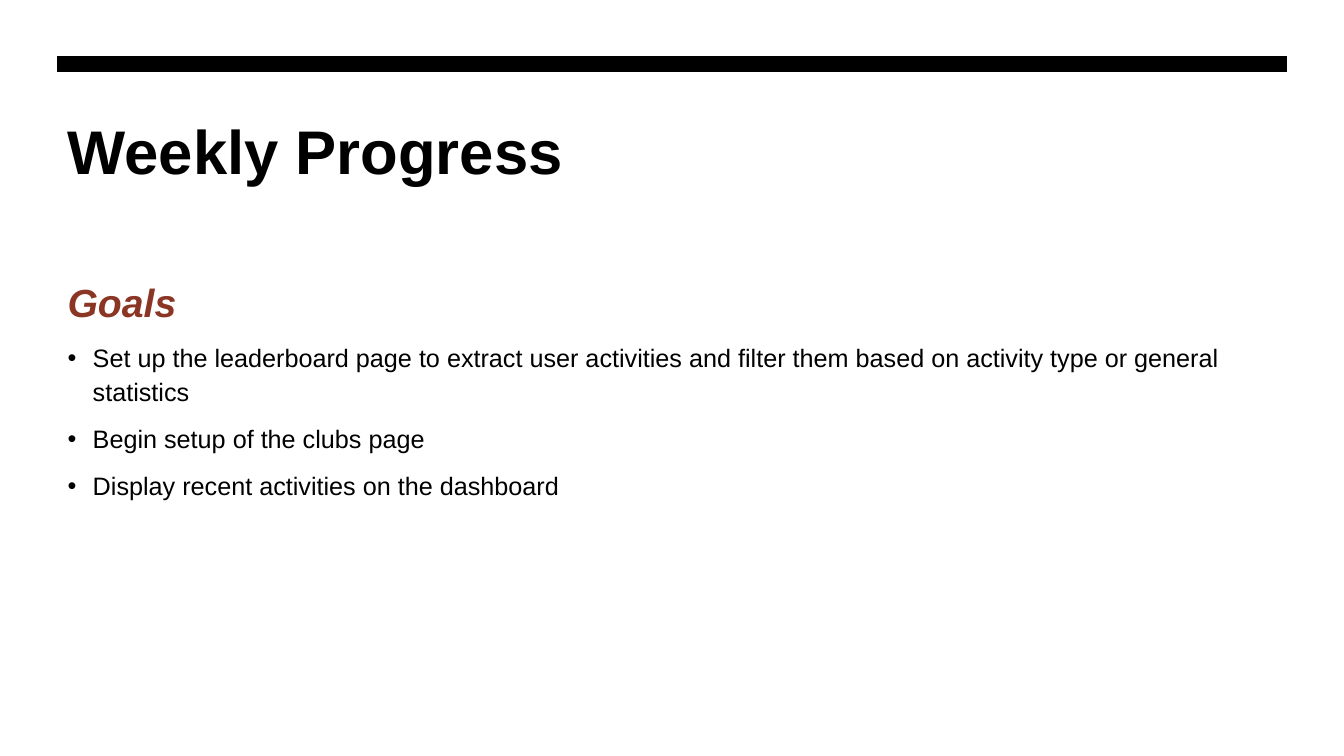
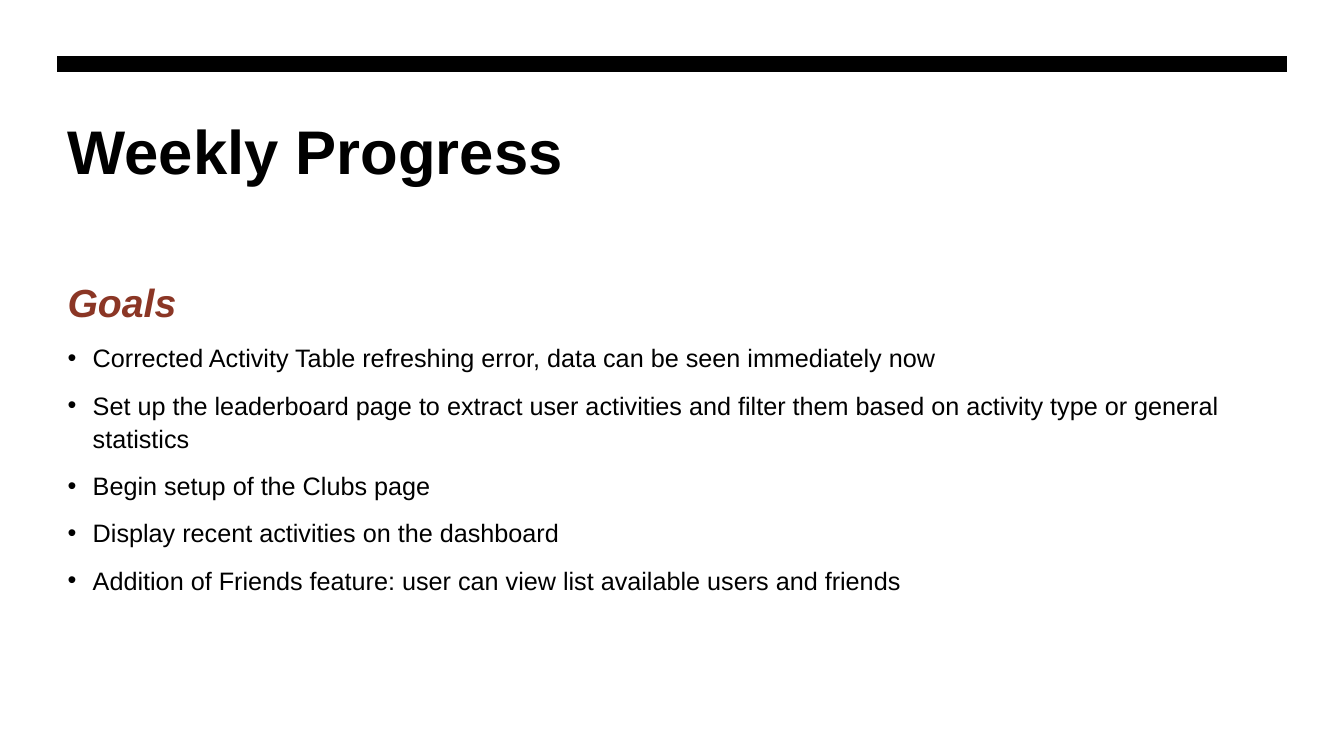
Before and after one commit to jjdeuce06/VulcanActivityTracker, a slide deck: slide 2 of Documentation/Weekly Report/week4/CMSC-4920-Group2-Week4.pptx. Drawn at 1344x756 pixels with LibreOffice and Linux fonts; fonts in the diff are those of the drawing. Boxes give left, top, right and bottom in pixels: in the first picture for what was removed or moved away, otherwise in the second. Text is boxed around its words. In the diff, an @@ line names an element or a change of style, - is before the commit and + after.

```diff
--- a/Documentation/Weekly Report/week4/CMSC-4920-Group2-Week4.pptx
+++ b/Documentation/Weekly Report/week4/CMSC-4920-Group2-Week4.pptx
@@ text at [93,348,935,373]: paragraph added @@
+• Corrected Activity Table refreshing error, data can be seen immediately now
@@ text at [93,476,430,501]: text changed @@
-• Begin setup of the clubs page
+• Begin setup of the Clubs page
@@ text at [93,571,901,591]: paragraph added @@
+• Addition of Friends feature: user can view list available users and friends
```
Also in this commit, not shown: 2 other slides changed, 1 slide added, 1 other file.
